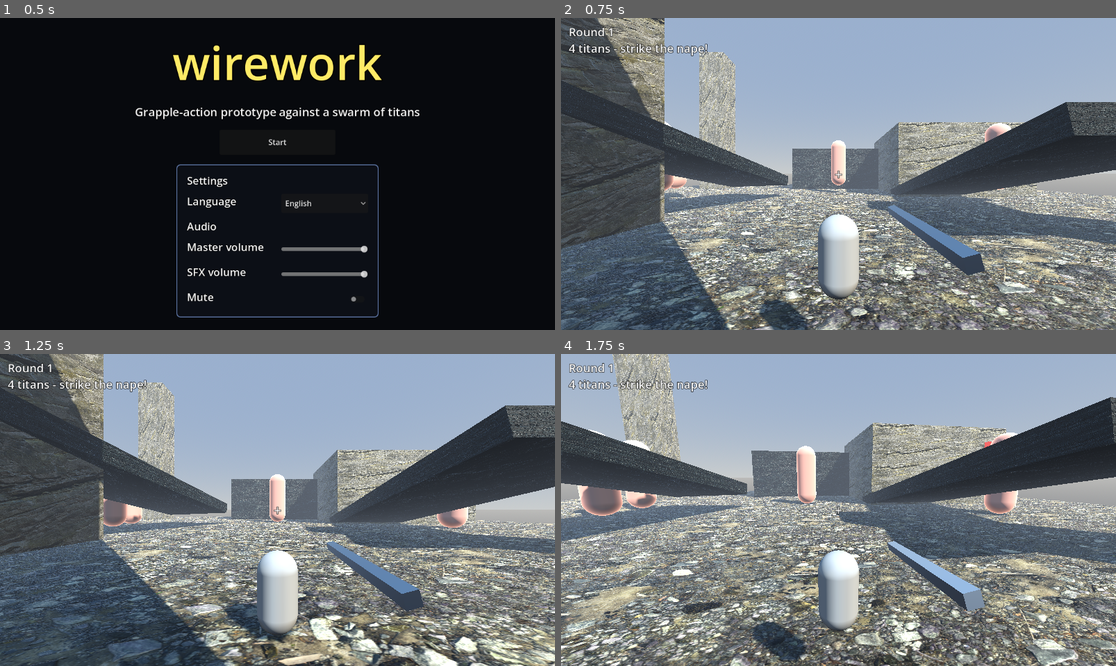
Above: before the commit, frames 1-4 (two rows, left to right).
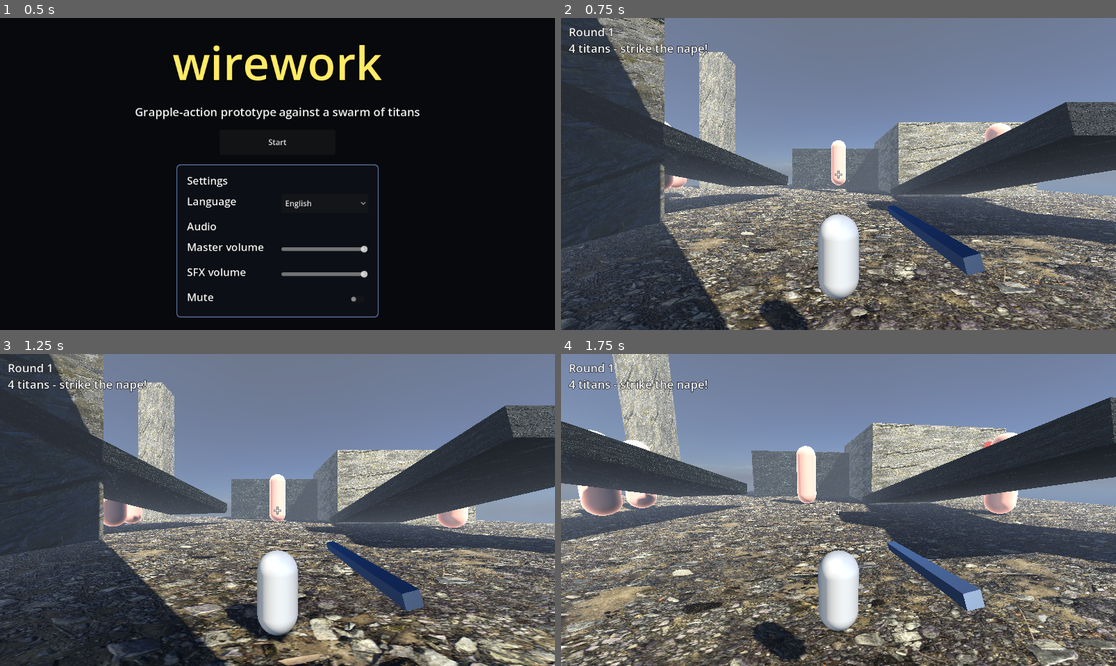
Above: after the commit, the same moments.

Repository: savagemanage/game-champs
Game: Godot game, scene res://scenes/StartScreen.tscn
The game is run twice, just before and just after one commit, with the same random seed, the same clock (stepped at 60 frames per second) and the same inputs.
Inputs (mouse positions are in pixels of both pictures, inside the frame that each line leads up to):
- Up to frame 1 (0.5 s): no input
- Up to frame 2 (0.75 s): click "Start" at 0.5 s
- Up to frame 3 (1.25 s): no input
- Up to frame 4 (1.75 s): tap Enter at 1.25 s; move the mouse to (866, 510) at 1.27 s; hold W (move_forward) from 1.28 s (still down); click (866, 510) at 1.35 s; tap Space (jump) at 1.52 s

Frame 1 is identical in both runs. In frame 2, 64% of the frame differs, in the area x 0-100%, y 0-100%; in frame 3, 66%; in frame 4, 65%.

Commit message:
feat(visual): add CC0 Poly Haven HDRI panorama sky; docs: sync EN/KO README audio+visual, CREDITS sky entry
Wire assets/sky/kloofendal_sky_1k.hdr (Poly Haven, CC0, md5-verified against the API) as a PanoramaSkyMaterial on Arena.tscn's WorldEnvironment, replacing the procedural sky (gl_compatibility-safe; load_steps 27->28). Complete the KO README section to match EN: first-open import note (textures + sky HDRI + ui_click.ogg), start-screen audio settings (master/SFX volume + mute) persisting to user://wirework_settings.json, a Sound & visuals section, and the settings-file bullet. Add the Sky/HDRI entry to assets/CREDITS.md and extend its one-time-import note to cover ui_click.ogg. Final consistency/web-safety/invariant audit passed (no source fixups needed).

Diff:
--- a/scenes/Arena.tscn
+++ b/scenes/Arena.tscn
@@ -1,5 +1,6 @@
-[gd_scene load_steps=27 format=3 uid="uid://c1arena00scene1"]
-
+[gd_scene load_steps=28 format=3 uid="uid://c1arena00scene1"]
+
+[ext_resource type="Texture2D" path="res://assets/sky/kloofendal_sky_1k.hdr" id="tex_sky_panorama"]
 [ext_resource type="Texture2D" path="res://assets/textures/ground_color.jpg" id="tex_ground_color"]
 [ext_resource type="Texture2D" path="res://assets/textures/ground_normal.jpg" id="tex_ground_normal"]
 [ext_resource type="Texture2D" path="res://assets/textures/ground_roughness.jpg" id="tex_ground_rough"]
@@ -10,18 +11,12 @@
 [ext_resource type="Texture2D" path="res://assets/textures/ridge_normal.jpg" id="tex_ridge_normal"]
 [ext_resource type="Texture2D" path="res://assets/textures/ridge_roughness.jpg" id="tex_ridge_rough"]
 
-[sub_resource type="ProceduralSkyMaterial" id="ProceduralSkyMaterial_1"]
-sky_top_color = Color(0.38, 0.52, 0.74, 1)
-sky_horizon_color = Color(0.72, 0.74, 0.72, 1)
-sky_curve = 0.12
-ground_bottom_color = Color(0.24, 0.22, 0.19, 1)
-ground_horizon_color = Color(0.62, 0.6, 0.55, 1)
-ground_curve = 0.08
-sun_angle_max = 45.0
-sun_curve = 0.08
+[sub_resource type="PanoramaSkyMaterial" id="PanoramaSkyMaterial_1"]
+panorama = ExtResource("tex_sky_panorama")
+energy_multiplier = 1.0
 
 [sub_resource type="Sky" id="Sky_1"]
-sky_material = SubResource("ProceduralSkyMaterial_1")
+sky_material = SubResource("PanoramaSkyMaterial_1")
 
 [sub_resource type="Environment" id="Environment_1"]
 background_mode = 2
Binary file added: assets/sky/kloofendal_sky_1k.hdr
Not shown, changed: README.md
Not shown, changed: assets/CREDITS.md
